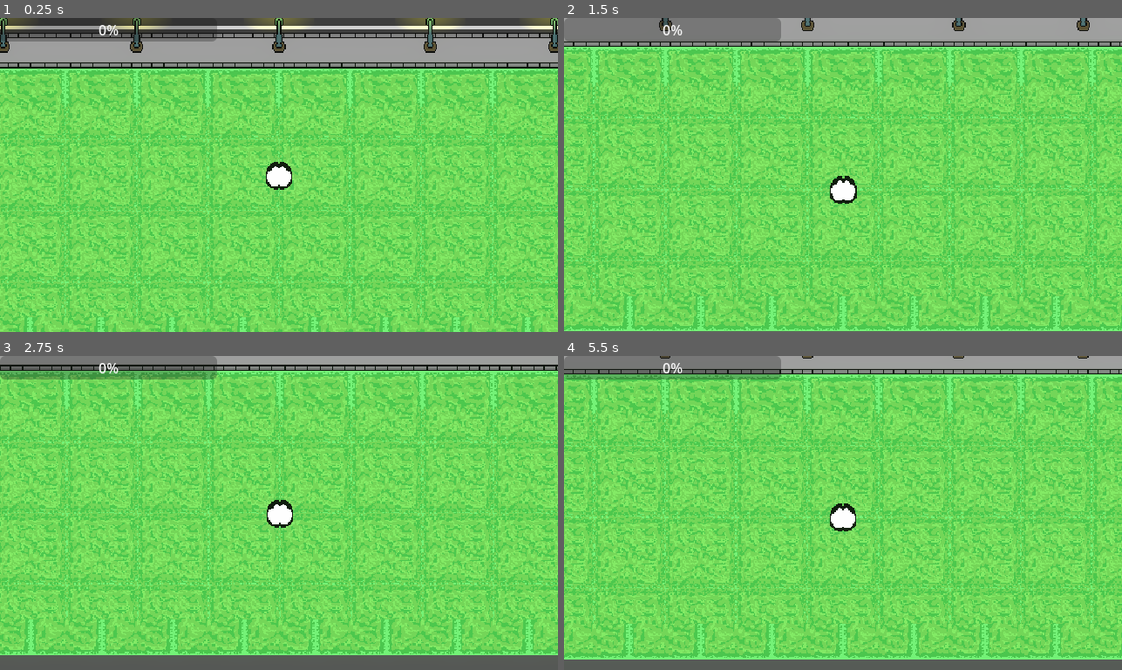
Above: before the commit, frames 1-4 (two rows, left to right).
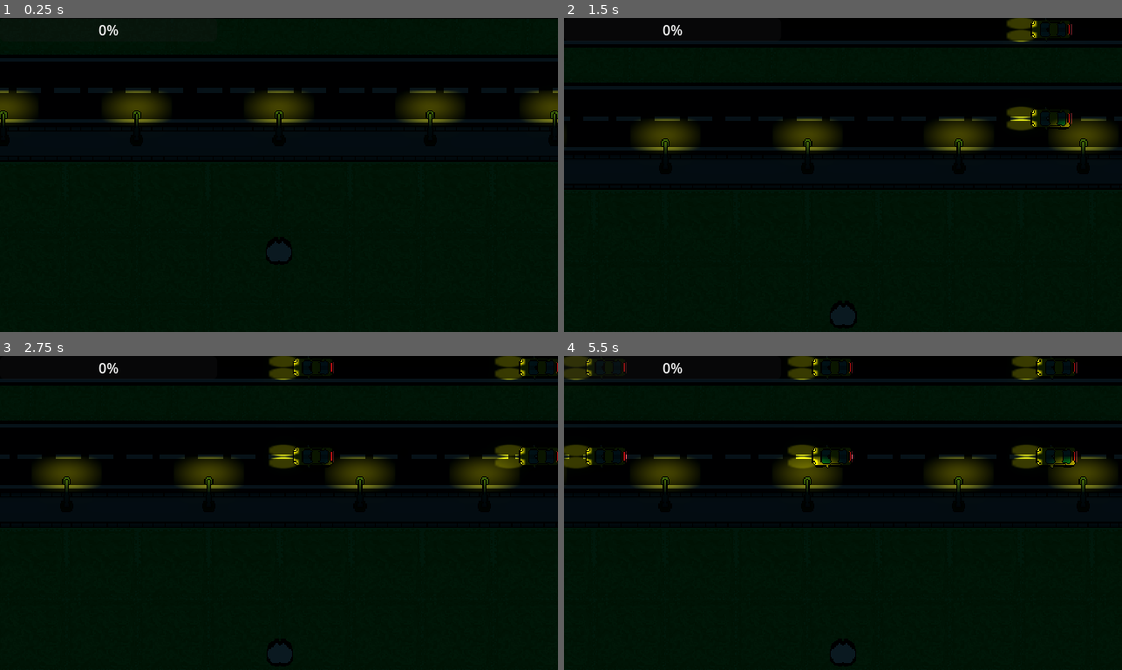
Above: after the commit, the same moments.

Repository: SpyderXN/Untitled
Game: Godot game, scene res://Main/main.tscn
The game is run twice, just before and just after one commit, with the same random seed, the same clock (stepped at 60 frames per second) and the same inputs.
Inputs:
- Up to frame 1 (0.25 s): no input
- Up to frame 2 (1.5 s): hold D (Right) 0.53-1.28 s; hold S (Down) from 1.28 s (still down)
- Up to frame 3 (2.75 s): release S (Down) at 2.03 s; hold D (Right) from 2.03 s (still down)
- Up to frame 4 (5.5 s): release D (Right) at 2.78 s; hold W (Up) 2.78-3.53 s; hold A (Left) 3.53-5.03 s; hold S (Down) from 5.03 s (still down)

The runs differ from the first frame. In frame 1, 98% of the frame differs, in the area x 0-100%, y 0-100%; in frame 2, 99%; in frame 3, 99%; in frame 4, 99%.

Commit message:
Add vehicle scenes and game-over logic
Introduce vehicle classes and scenes (GreenCar, YellowCar, Truck) that extend Car; add blink animations triggered on player collision and a placeholder truck horn handler. Expose Car as a class_name. Update vehicle .tscn files to include headlights/backlights, collision shapes, and animation libraries. Convert Lamp to a StaticBody2D with a CollisionShape2D and set its collision layer. Add a Test Scene instancing Lamp and Player. Update Main to track camera and player movement, add a PlayerMove timer, enforce camera limits, and centralize game-over behavior (when destruction meter reaches 100 or player leaves bounds). Adjust Player tscn to set collision_mask and tweak player position. Add physics layer names for Player and Lamp in project.godot.

Diff:
--- a/Car/car.gd
+++ b/Car/car.gd
@@ -1,4 +1,5 @@
 extends Area2D
+class_name Car
 
 var dir = Vector2.RIGHT
 @export var speed = 100
--- /dev/null
+++ b/GreenCar/green_car.gd
@@ -0,0 +1,7 @@
+extends Car
+
+@onready var animation_player: AnimationPlayer = $AnimationPlayer
+
+func _on_area_2d_body_entered(body: Node2D) -> void:
+	if body.name == "Player":
+		animation_player.play("Blink")
--- a/GreenCar/green_car.tscn
+++ b/GreenCar/green_car.tscn
@@ -1,14 +1,122 @@
 [gd_scene format=3 uid="uid://c6dvvcantb1h2"]
 
 [ext_resource type="PackedScene" uid="uid://b5a0ks7volpx8" path="res://Car/car.tscn" id="1_d3b6d"]
+[ext_resource type="Script" uid="uid://sait0m0o2gjg" path="res://GreenCar/green_car.gd" id="2_s7r3m"]
 [ext_resource type="Texture2D" uid="uid://dgru3psi04ta1" path="res://Assets/Green_car.png" id="2_umuyp"]
 
 [sub_resource type="RectangleShape2D" id="RectangleShape2D_s7r3m"]
 size = Vector2(34, 20)
 
+[sub_resource type="Gradient" id="Gradient_umuyp"]
+offsets = PackedFloat32Array(0.7406015, 0.92105263)
+colors = PackedColorArray(1, 1, 1, 1, 0, 0, 0, 1)
+
+[sub_resource type="GradientTexture2D" id="GradientTexture2D_umuyp"]
+gradient = SubResource("Gradient_umuyp")
+width = 10
+height = 16
+fill = 1
+fill_from = Vector2(0.60991454, 0.53846157)
+fill_to = Vector2(0.06837607, 0.5726496)
+
+[sub_resource type="Gradient" id="Gradient_s7r3m"]
+offsets = PackedFloat32Array(0.24436091, 0.7781955)
+colors = PackedColorArray(1, 1, 1, 1, 0, 0, 0, 1)
+
+[sub_resource type="GradientTexture2D" id="GradientTexture2D_s7r3m"]
+gradient = SubResource("Gradient_s7r3m")
+fill_from = Vector2(0, 0.0070422534)
+
+[sub_resource type="RectangleShape2D" id="RectangleShape2D_d3b6d"]
+size = Vector2(126, 20)
+
+[sub_resource type="Animation" id="Animation_umuyp"]
+resource_name = "Blink"
+length = 1.5333333
+tracks/0/type = "value"
+tracks/0/imported = false
+tracks/0/enabled = true
+tracks/0/path = NodePath("Backlight:enabled")
+tracks/0/interp = 1
+tracks/0/loop_wrap = true
+tracks/0/keys = {
+"times": PackedFloat32Array(0, 0.3, 0.8333333, 1.1333333, 1.3666667),
+"transitions": PackedFloat32Array(1, 1, 1, 1, 1),
+"update": 1,
+"values": [true, false, true, false, true]
+}
+tracks/1/type = "value"
+tracks/1/imported = false
+tracks/1/enabled = true
+tracks/1/path = NodePath("Headlight 1:enabled")
+tracks/1/interp = 1
+tracks/1/loop_wrap = true
+tracks/1/keys = {
+"times": PackedFloat32Array(0, 0.22, 0.43333334, 0.6533334, 0.8666667, 1.0866668, 1.3666667),
+"transitions": PackedFloat32Array(1, 1, 1, 1, 1, 1, 1),
+"update": 1,
+"values": [true, false, true, false, true, false, true]
+}
+tracks/2/type = "value"
+tracks/2/imported = false
+tracks/2/enabled = true
+tracks/2/path = NodePath("Headlight 2:enabled")
+tracks/2/interp = 1
+tracks/2/loop_wrap = true
+tracks/2/keys = {
+"times": PackedFloat32Array(0, 0.22, 0.43333334, 0.6533333, 0.8666667, 1.0866666, 1.3533334),
+"transitions": PackedFloat32Array(1, 1, 1, 1, 1, 1, 1),
+"update": 1,
+"values": [true, false, true, false, true, false, true]
+}
+
+[sub_resource type="Animation" id="Animation_s7r3m"]
+length = 0.001
+tracks/0/type = "value"
+tracks/0/imported = false
+tracks/0/enabled = true
+tracks/0/path = NodePath("Backlight:enabled")
+tracks/0/interp = 1
+tracks/0/loop_wrap = true
+tracks/0/keys = {
+"times": PackedFloat32Array(0),
+"transitions": PackedFloat32Array(1),
+"update": 1,
+"values": [true]
+}
+tracks/1/type = "value"
+tracks/1/imported = false
+tracks/1/enabled = true
+tracks/1/path = NodePath("Headlight 1:enabled")
+tracks/1/interp = 1
+tracks/1/loop_wrap = true
+tracks/1/keys = {
+"times": PackedFloat32Array(0),
+"transitions": PackedFloat32Array(1),
+"update": 1,
+"values": [true]
+}
+tracks/2/type = "value"
+tracks/2/imported = false
+tracks/2/enabled = true
+tracks/2/path = NodePath("Headlight 2:enabled")
+tracks/2/interp = 1
+tracks/2/loop_wrap = true
+tracks/2/keys = {
+"times": PackedFloat32Array(0),
+"transitions": PackedFloat32Array(1),
+"update": 1,
+"values": [true]
+}
+
+[sub_resource type="AnimationLibrary" id="AnimationLibrary_cj36g"]
+_data = {
+&"Blink": SubResource("Animation_umuyp"),
+&"RESET": SubResource("Animation_s7r3m")
+}
+
 [node name="GreenCar" unique_id=1056331510 instance=ExtResource("1_d3b6d")]
-speed = 150
-points = 1
+script = ExtResource("2_s7r3m")
 
 [node name="Sprite2D" parent="." index="0" unique_id=1453901874]
 texture = ExtResource("2_umuyp")
@@ -16,3 +124,33 @@
 [node name="CollisionShape2D" parent="." index="1" unique_id=1924795177]
 position = Vector2(1, 0)
 shape = SubResource("RectangleShape2D_s7r3m")
+
+[node name="Headlight 1" type="PointLight2D" parent="." index="2" unique_id=1252698118]
+position = Vector2(24.499998, -5.999999)
+scale = Vector2(3.3000002, 0.75)
+color = Color(0.99534124, 0.98117155, 0, 1)
+texture = SubResource("GradientTexture2D_umuyp")
+
+[node name="Headlight 2" type="PointLight2D" parent="." index="3" unique_id=1106514269]
+position = Vector2(24.499998, 5)
+scale = Vector2(3.3000002, 0.75)
+color = Color(0.99534124, 0.98117155, 0, 1)
+texture = SubResource("GradientTexture2D_umuyp")
+
+[node name="Backlight" type="PointLight2D" parent="." index="4" unique_id=35210948]
+position = Vector2(-16.5, 0)
+scale = Vector2(0.078124985, 0.15625001)
+color = Color(0.9411765, 0.22745098, 0.28627452, 1)
+energy = 1.42
+texture = SubResource("GradientTexture2D_s7r3m")
+
+[node name="Area2D" type="Area2D" parent="." index="5" unique_id=696598718]
+
+[node name="CollisionShape2D" type="CollisionShape2D" parent="Area2D" index="0" unique_id=770661008]
+position = Vector2(77, 0)
+shape = SubResource("RectangleShape2D_d3b6d")
+
+[node name="AnimationPlayer" type="AnimationPlayer" parent="." index="6" unique_id=1331396863]
+libraries/ = SubResource("AnimationLibrary_cj36g")
+
+[connection signal="body_entered" from="Area2D" to="." method="_on_area_2d_body_entered"]
--- a/Lamp/lamp.tscn
+++ b/Lamp/lamp.tscn
@@ -16,8 +16,14 @@
 fill_from = Vector2(0.5, 0.471831)
 fill_to = Vector2(0.05399061, 0.025821596)
 
-[node name="Lamp" type="Sprite2D" unique_id=65772391]
+[sub_resource type="RectangleShape2D" id="RectangleShape2D_bpcw3"]
+size = Vector2(8, 17)
+
+[node name="Lamp" type="StaticBody2D" unique_id=1620048495]
 texture_filter = 1
+collision_layer = 2
+
+[node name="Sprite2D" type="Sprite2D" parent="." unique_id=504534987]
 texture = ExtResource("1_bpcw3")
 
 [node name="PointLight2D" type="PointLight2D" parent="." unique_id=1519176133]
@@ -30,3 +36,7 @@
 shadow_filter_smooth = 1.1
 texture = SubResource("GradientTexture2D_kw60m")
 texture_scale = 1.18
+
+[node name="CollisionShape2D" type="CollisionShape2D" parent="." unique_id=1048805316]
+position = Vector2(0, 8.5)
+shape = SubResource("RectangleShape2D_bpcw3")
--- a/Main/main.gd
+++ b/Main/main.gd
@@ -3,21 +3,36 @@
 @onready var destruction_meter: ProgressBar = $"UI/Destruction Meter/Damagebar"
 @onready var high_score: Control = $UI/HighScore
 @onready var player: CharacterBody2D = $Player
+@onready var camera_2d: Camera2D = $Player/Camera2D
+@onready var player_move: Timer = $PlayerMove
+
 
 
 func _ready() -> void:
 	high_score.visible = false
 
 func _process(_delta: float) -> void:
-	if destruction_meter.value == 100:
-		var tween = create_tween()
-		tween.tween_property(player, "moving", true, .05)
-		high_score.visible = true
+
+	if destruction_meter.value >= 100:
+		game_over_panel()
+
+	if player.global_position.x < 90 or player.global_position.x > 750 or player.global_position.y > 512:
+		game_over_panel()
+
+	#if player.moving == false:
+		#player_move.start()
 
 
 func _on_finish_line_player_entered(body: Variant) -> void:
 	if body.name == "Player":
-		var tween = create_tween()
-		tween.tween_property(player, "moving", true, .05)
-		high_score.visible = true
-		print("Player entered")
+		game_over_panel()
+
+
+func _on_player_move_timeout() -> void:
+	game_over_panel()
+
+
+func game_over_panel():
+	var tween = create_tween()
+	tween.tween_property(player, "moving", true, .05)
+	high_score.visible = true
--- a/Main/main.tscn
+++ b/Main/main.tscn
@@ -234,13 +234,15 @@
 rotation = 3.1415927
 
 [node name="Player" parent="." unique_id=652778348 instance=ExtResource("1_yh5la")]
-position = Vector2(352, 480)
+position = Vector2(352, 464)
 tile_size = 32
 
 [node name="Camera2D" type="Camera2D" parent="Player" unique_id=1583165716]
 zoom = Vector2(1.275, 1.275)
-limit_left = 100
+limit_left = 50
 limit_right = 750
+limit_bottom = 512
+limit_smoothed = true
 position_smoothing_enabled = true
 
 [node name="UI" type="CanvasLayer" parent="." unique_id=281260480]
@@ -257,12 +259,14 @@
 environment = SubResource("Environment_f3gf5")
 
 [node name="CanvasModulate" type="CanvasModulate" parent="." unique_id=1665889275]
-visible = false
-color = Color(0.90416837, 0.9483704, 0.97765905, 1)
+color = Color(0.904716, 0.9483896, 0.9761788, 1)
 
 [node name="DirectionalLight2D" type="DirectionalLight2D" parent="." unique_id=235524134]
-visible = false
 energy = 0.85
 blend_mode = 1
 
+[node name="PlayerMove" type="Timer" parent="." unique_id=1607920379]
+wait_time = 0.2
+
 [connection signal="player_entered" from="FinishLine" to="." method="_on_finish_line_player_entered"]
+[connection signal="timeout" from="PlayerMove" to="." method="_on_player_move_timeout"]
--- a/Player/player.tscn
+++ b/Player/player.tscn
@@ -7,6 +7,7 @@
 size = Vector2(22, 23)
 
 [node name="Player" type="CharacterBody2D" unique_id=652778348]
+collision_mask = 2
 script = ExtResource("1_4ntmi")
 
 [node name="Sprite2D" type="Sprite2D" parent="." unique_id=1618681216]
--- /dev/null
+++ b/Test Scene/node_2d.tscn
@@ -0,0 +1,13 @@
+[gd_scene format=3 uid="uid://cevhbuosrfgg"]
+
+[ext_resource type="PackedScene" uid="uid://7abqs53cfea5" path="res://Lamp/lamp.tscn" id="1_8fsr0"]
+[ext_resource type="PackedScene" uid="uid://dhbr65q7x0ww3" path="res://Player/player.tscn" id="2_bs4aq"]
+
+[node name="Node2D" type="Node2D" unique_id=1643598951]
+
+[node name="Lamp" parent="." unique_id=1620048495 instance=ExtResource("1_8fsr0")]
+position = Vector2(200, 72)
+
+[node name="Player" parent="." unique_id=652778348 instance=ExtResource("2_bs4aq")]
+position = Vector2(184, 184)
+tile_size = 16
--- /dev/null
+++ b/Truck/truck.gd
@@ -0,0 +1,6 @@
+extends Car
+
+
+func _on_area_2d_body_entered(body: Node2D) -> void:
+	if body.name == "Player":
+		pass #Need to add truck horn
--- a/Truck/truck.tscn
+++ b/Truck/truck.tscn
@@ -1,13 +1,29 @@
 [gd_scene format=3 uid="uid://c3qq4th0ep22v"]
 
 [ext_resource type="PackedScene" uid="uid://b5a0ks7volpx8" path="res://Car/car.tscn" id="1_vfagg"]
+[ext_resource type="Script" uid="uid://brxoqu740r7lx" path="res://Truck/truck.gd" id="2_clrb3"]
 [ext_resource type="Texture2D" uid="uid://nijk068236go" path="res://Assets/Truck.png" id="2_y4sod"]
 
 [sub_resource type="RectangleShape2D" id="RectangleShape2D_clrb3"]
 size = Vector2(53, 26)
 
+[sub_resource type="Gradient" id="Gradient_d3b6d"]
+offsets = PackedFloat32Array(0.7406015, 0.92105263)
+colors = PackedColorArray(1, 1, 1, 1, 0, 0, 0, 1)
+
+[sub_resource type="GradientTexture2D" id="GradientTexture2D_vfagg"]
+gradient = SubResource("Gradient_d3b6d")
+width = 10
+height = 16
+fill = 1
+fill_from = Vector2(0.60991454, 0.53846157)
+fill_to = Vector2(0.06837607, 0.5726496)
+
+[sub_resource type="RectangleShape2D" id="RectangleShape2D_vfagg"]
+size = Vector2(111, 26)
+
 [node name="Truck" unique_id=1056331510 instance=ExtResource("1_vfagg")]
-points = 2
+script = ExtResource("2_clrb3")
 
 [node name="Sprite2D" parent="." index="0" unique_id=1453901874]
 texture = ExtResource("2_y4sod")
@@ -15,3 +31,23 @@
 [node name="CollisionShape2D" parent="." index="1" unique_id=1924795177]
 position = Vector2(-2.5, 0)
 shape = SubResource("RectangleShape2D_clrb3")
+
+[node name="Headlight 1" type="PointLight2D" parent="." index="2" unique_id=49148023]
+position = Vector2(33.5, -5.999998)
+scale = Vector2(3.3000002, 0.75)
+color = Color(0.99534124, 0.98117155, 0, 1)
+texture = SubResource("GradientTexture2D_vfagg")
+
+[node name="Headlight 2" type="PointLight2D" parent="." index="3" unique_id=706734311]
+position = Vector2(33.5, 5)
+scale = Vector2(3.3000002, 0.75)
+color = Color(0.99534124, 0.98117155, 0, 1)
+texture = SubResource("GradientTexture2D_vfagg")
+
+[node name="Area2D" type="Area2D" parent="." index="4" unique_id=1841158216]
+
+[node name="CollisionShape2D" type="CollisionShape2D" parent="Area2D" index="0" unique_id=2144356176]
+position = Vector2(76.5, 0)
+shape = SubResource("RectangleShape2D_vfagg")
+
+[connection signal="body_entered" from="Area2D" to="." method="_on_area_2d_body_entered"]
--- /dev/null
+++ b/YellowCar/yellow_car.gd
@@ -0,0 +1,8 @@
+extends Car
+
+@onready var animation_player: AnimationPlayer = $AnimationPlayer
+
+
+func _on_area_2d_body_entered(body: Node2D) -> void:
+	if body.name == "Player":
+		animation_player.play("Blink")
--- a/YellowCar/yellow_car.tscn
+++ b/YellowCar/yellow_car.tscn
@@ -1,14 +1,122 @@
 [gd_scene format=3 uid="uid://bsyndxobjd5vu"]
 
 [ext_resource type="PackedScene" uid="uid://b5a0ks7volpx8" path="res://Car/car.tscn" id="1_y5epp"]
+[ext_resource type="Script" uid="uid://tk4pv0m8n0rh" path="res://YellowCar/yellow_car.gd" id="2_sd12l"]
 [ext_resource type="Texture2D" uid="uid://lnlt0a5qt7fn" path="res://Assets/Yellow_car.png" id="2_tmq38"]
 
 [sub_resource type="RectangleShape2D" id="RectangleShape2D_sd12l"]
 size = Vector2(34, 20)
 
+[sub_resource type="Gradient" id="Gradient_d3b6d"]
+offsets = PackedFloat32Array(0.7406015, 0.92105263)
+colors = PackedColorArray(1, 1, 1, 1, 0, 0, 0, 1)
+
+[sub_resource type="GradientTexture2D" id="GradientTexture2D_tmq38"]
+gradient = SubResource("Gradient_d3b6d")
+width = 10
+height = 16
+fill = 1
+fill_from = Vector2(0.60991454, 0.53846157)
+fill_to = Vector2(0.06837607, 0.5726496)
+
+[sub_resource type="Gradient" id="Gradient_umuyp"]
+offsets = PackedFloat32Array(0.24436091, 0.7781955)
+colors = PackedColorArray(1, 1, 1, 1, 0, 0, 0, 1)
+
+[sub_resource type="GradientTexture2D" id="GradientTexture2D_sd12l"]
+gradient = SubResource("Gradient_umuyp")
+fill_from = Vector2(0, 0.0070422534)
+
+[sub_resource type="RectangleShape2D" id="RectangleShape2D_tmq38"]
+size = Vector2(120.5, 20)
+
+[sub_resource type="Animation" id="Animation_tmq38"]
+resource_name = "Blink"
+length = 1.5
+tracks/0/type = "value"
+tracks/0/imported = false
+tracks/0/enabled = true
+tracks/0/path = NodePath("Backlight:enabled")
+tracks/0/interp = 1
+tracks/0/loop_wrap = true
+tracks/0/keys = {
+"times": PackedFloat32Array(0, 0.23333335, 0.76666665, 1.0666667, 1.3000001),
+"transitions": PackedFloat32Array(1, 1, 1, 1, 1),
+"update": 1,
+"values": [true, false, true, false, true]
+}
+tracks/1/type = "value"
+tracks/1/imported = false
+tracks/1/enabled = true
+tracks/1/path = NodePath("Headlight 1:enabled")
+tracks/1/interp = 1
+tracks/1/loop_wrap = true
+tracks/1/keys = {
+"times": PackedFloat32Array(0, 0.21999997, 0.43333334, 0.65333337, 0.8666666, 1.0866668, 1.3666666),
+"transitions": PackedFloat32Array(1, 1, 1, 1, 1, 1, 1),
+"update": 1,
+"values": [true, false, true, false, true, false, true]
+}
+tracks/2/type = "value"
+tracks/2/imported = false
+tracks/2/enabled = true
+tracks/2/path = NodePath("Headlight 2:enabled")
+tracks/2/interp = 1
+tracks/2/loop_wrap = true
+tracks/2/keys = {
+"times": PackedFloat32Array(0, 0.22000003, 0.43333334, 0.65333337, 0.8666667, 1.0866666, 1.3533335),
+"transitions": PackedFloat32Array(1, 1, 1, 1, 1, 1, 1),
+"update": 1,
+"values": [true, false, true, false, true, false, true]
+}
+
+[sub_resource type="Animation" id="Animation_sd12l"]
+length = 0.001
+tracks/0/type = "value"
+tracks/0/imported = false
+tracks/0/enabled = true
+tracks/0/path = NodePath("Backlight:enabled")
+tracks/0/interp = 1
+tracks/0/loop_wrap = true
+tracks/0/keys = {
+"times": PackedFloat32Array(0),
+"transitions": PackedFloat32Array(1),
+"update": 1,
+"values": [true]
+}
+tracks/1/type = "value"
+tracks/1/imported = false
+tracks/1/enabled = true
+tracks/1/path = NodePath("Headlight 1:enabled")
+tracks/1/interp = 1
+tracks/1/loop_wrap = true
+tracks/1/keys = {
+"times": PackedFloat32Array(0),
+"transitions": PackedFloat32Array(1),
+"update": 1,
+"values": [true]
+}
+tracks/2/type = "value"
+tracks/2/imported = false
+tracks/2/enabled = true
+tracks/2/path = NodePath("Headlight 2:enabled")
+tracks/2/interp = 1
+tracks/2/loop_wrap = true
+tracks/2/keys = {
+"times": PackedFloat32Array(0),
+"transitions": PackedFloat32Array(1),
+"update": 1,
+"values": [true]
+}
+
+[sub_resource type="AnimationLibrary" id="AnimationLibrary_u2a1i"]
+_data = {
+&"Blink": SubResource("Animation_tmq38"),
+&"RESET": SubResource("Animation_sd12l")
+}
+
 [node name="YellowCar" unique_id=1056331510 instance=ExtResource("1_y5epp")]
-speed = 300
-points = 1
+script = ExtResource("2_sd12l")
 
 [node name="Sprite2D" parent="." index="0" unique_id=1453901874]
 texture = ExtResource("2_tmq38")
@@ -16,3 +124,33 @@
 [node name="CollisionShape2D" parent="." index="1" unique_id=1924795177]
 position = Vector2(1, 0)
 shape = SubResource("RectangleShape2D_sd12l")
+
+[node name="Headlight 1" type="PointLight2D" parent="." index="2" unique_id=1028976416]
+position = Vector2(24.499998, -5.999999)
+scale = Vector2(3.3000002, 0.75)
+color = Color(0.99534124, 0.98117155, 0, 1)
+texture = SubResource("GradientTexture2D_tmq38")
+
+[node name="Headlight 2" type="PointLight2D" parent="." index="3" unique_id=870079134]
+position = Vector2(24.499998, 5)
+scale = Vector2(3.3000002, 0.75)
+color = Color(0.99534124, 0.98117155, 0, 1)
+texture = SubResource("GradientTexture2D_tmq38")
+
+[node name="Backlight" type="PointLight2D" parent="." index="4" unique_id=473767671]
+position = Vector2(-15.499998, 0)
+scale = Vector2(0.078124985, 0.15625001)
+color = Color(0.9411765, 0.22745098, 0.28627452, 1)
+energy = 1.42
+texture = SubResource("GradientTexture2D_sd12l")
+
+[node name="Area2D" type="Area2D" parent="." index="5" unique_id=75743259]
+
+[node name="CollisionShape2D" type="CollisionShape2D" parent="Area2D" index="0" unique_id=109420079]
+position = Vector2(76.25, 0)
+shape = SubResource("RectangleShape2D_tmq38")
+
+[node name="AnimationPlayer" type="AnimationPlayer" parent="." index="6" unique_id=1969221192]
+libraries/ = SubResource("AnimationLibrary_u2a1i")
+
+[connection signal="body_entered" from="Area2D" to="." method="_on_area_2d_body_entered"]
--- a/project.godot
+++ b/project.godot
@@ -51,6 +51,11 @@
 ]
 }
 
+[layer_names]
+
+2d_physics/layer_1="Player"
+2d_physics/layer_2="Lamp"
+
 [physics]
 
 3d/physics_engine="Jolt Physics"
Not shown, added: GreenCar/green_car.gd.uid
Not shown, added: Truck/truck.gd.uid
Not shown, added: YellowCar/yellow_car.gd.uid
